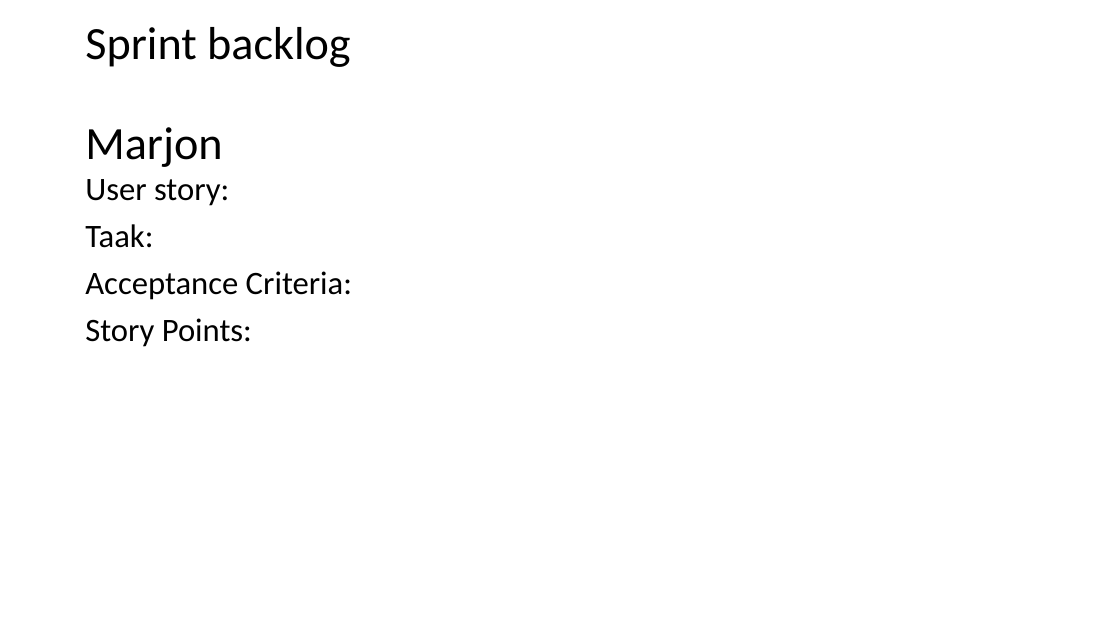
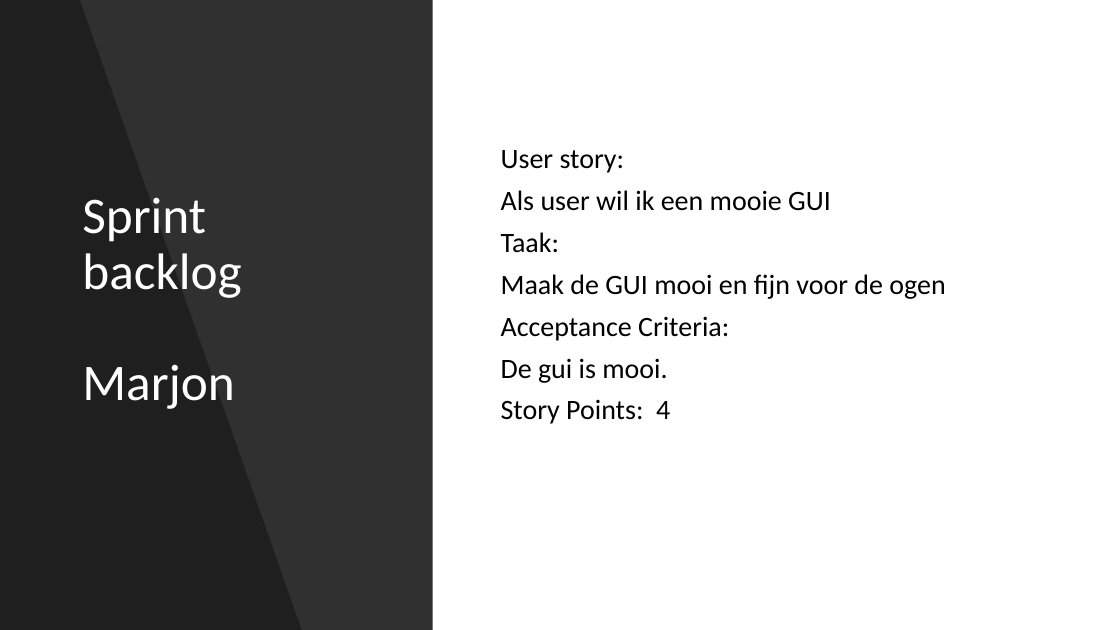
Before and after one commit to Sinjablo/Git-TINPRJ03-34, a slide deck: slide 7 of Presentaties/PresentatieSprint5.pptx. Drawn at 1120x630 pixels with LibreOffice and Linux fonts; fonts in the diff are those of the drawing. Boxes give left, top, right and bottom in pixels: in the first picture for what was removed or moved away, otherwise in the second. Text is boxed around its words. In the diff, an @@ line names an element or a change of style, - is before the commit and + after.

```diff
--- a/Presentaties/PresentatieSprint5.pptx
+++ b/Presentaties/PresentatieSprint5.pptx
@@ rectangle added at [0,0,433,630], fill #000000 at 81% opacity @@
@@ freeform shape added at [0,0,302,630], fill #000000 at 35% opacity @@
@@ title "Sprint backlog Marjon": place and size @@
-title "Sprint backlog Marjon" at [85,27,350,167]
+title "Sprint backlog Marjon" at [82,197,241,409]
@@ title "Sprint backlog Marjon" at [82,197,241,409]: size 39.6 to 44 pt, text colour #000000 to #FFFFFF @@
@@ text "User story:": place and size @@
-text "User story:" at [85,179,352,347]
+text "User story:" at [501,150,945,424]
@@ text "User story:" at [501,150,945,424]: vertical alignment top to middle @@
@@ text at [501,150,729,341]: size 28 to 24 pt in "User story:", "Taak:", "Acceptance Criteria:" @@
@@ text at [501,190,831,211]: paragraph added @@
+Als user wil ik een mooie GUI
@@ text at [501,274,945,299]: paragraph added @@
+Maak de GUI mooi en fijn voor de ogen
@@ text at [501,358,670,424]: text changed; size 28 to 24 pt @@
-Story Points:
+De gui is mooi.
+Story Points: 4
```
Also in this commit, not shown: 4 other slides changed.
